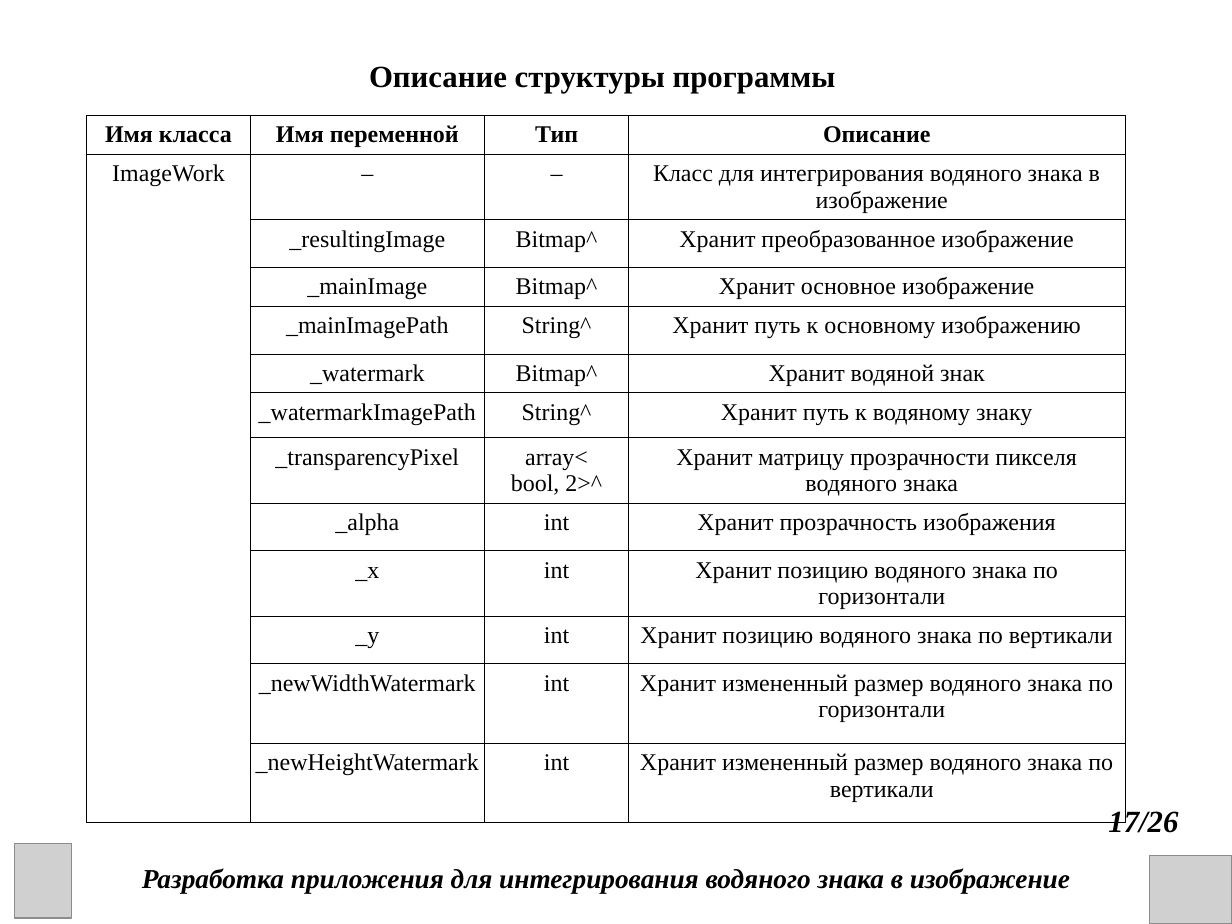
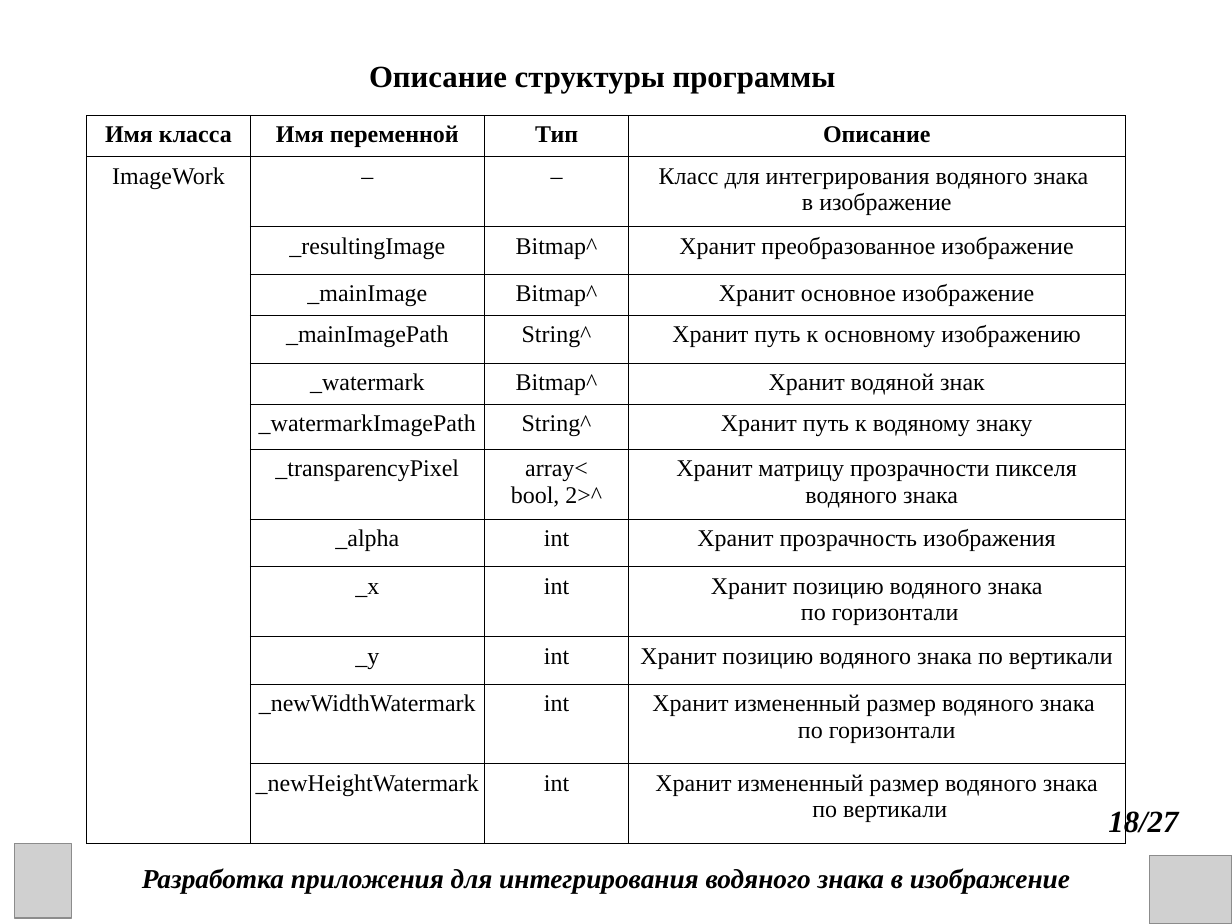
Before and after one commit to DanChoys1/DanChoys, a slide deck: slide 18 of КП презентация.ppt (slide 17 before the commit). Drawn at 1232x924 pixels with LibreOffice and Linux fonts; fonts in the diff are those of the drawing; grey boxes stand for pictures. Boxes give left, top, right and bottom in pixels: in the first picture for what was removed or moved away, otherwise in the second. Text is boxed around its words. In the diff, an @@ line names an element or a change of style, - is before the commit and + after.

```diff
--- a/КП презентация.ppt
+++ b/КП презентация.ppt
@@ table at bbox=[86, 116, 1125, 826] @@
-row 2, column 4: Класс для интегрирования водяного знака в изображение
+row 2, column 4: Класс для интегрирования водяного знака / в изображение
-row 10, column 4: Хранит позицию водяного знака по горизонтали
+row 10, column 4: Хранит позицию водяного знака / по горизонтали
-row 12, column 4: Хранит измененный размер водяного знака по горизонтали
+row 12, column 4: Хранит измененный размер водяного знака / по горизонтали
-row 13, column 4: Хранит измененный размер водяного знака по вертикали
+row 13, column 4: Хранит измененный размер водяного знака / по вертикали
@@ text at bbox=[1108, 808, 1178, 838]: text changed @@
-17/26
+18/27
```
Also in this commit, not shown: 24 other slides changed, 1 slide added, 6 other files.
